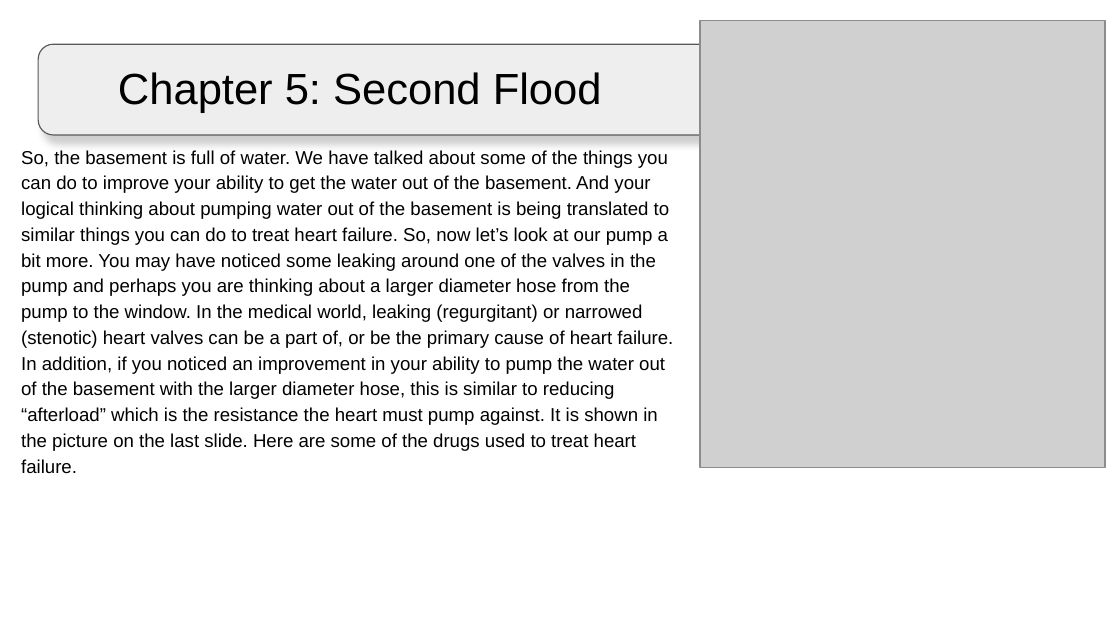
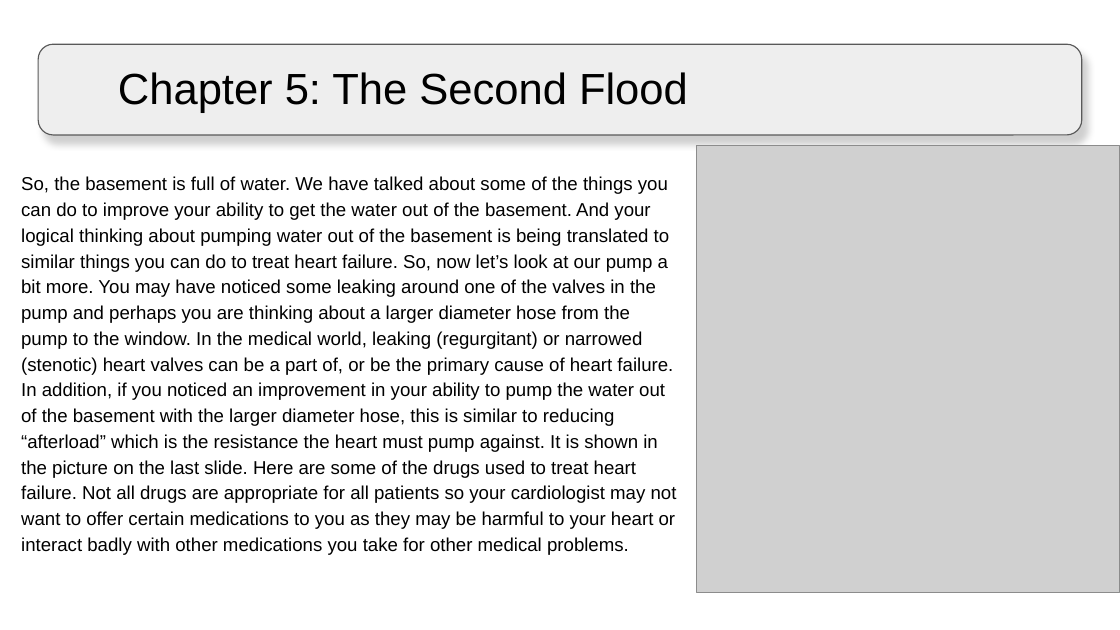
Before and after one commit to lkaicher/HeartBasement, a slide deck: slide 6 of Assets/Game/Gui/Explanation/Sprites/CHF Slides.pptx. Drawn at 1120x630 pixels with LibreOffice and Linux fonts; fonts in the diff are those of the drawing; grey boxes stand for pictures; background and template pictures are left out. Boxes give left, top, right and bottom in pixels: in the first picture for what was removed or moved away, otherwise in the second. Text is boxed around its words. In the diff, an @@ line names an element or a change of style, - is before the commit and + after.

```diff
--- a/Assets/Game/Gui/Explanation/Sprites/CHF Slides.pptx
+++ b/Assets/Game/Gui/Explanation/Sprites/CHF Slides.pptx
@@ title at bbox=[118, 72, 688, 113]: text changed @@
-Chapter 5: Second Flood
+Chapter 5: The Second Flood
@@ picture: place and size @@
-picture at bbox=[700, 20, 1105, 467]
+picture at bbox=[697, 146, 1120, 592]
@@ text at bbox=[21, 176, 677, 555]: text changed @@
-So, the basement is full of water. We have talked about some of the things you can do to improve your ability to get the water out of the basement. And your logical thinking about pumping water out of the basement is being translated to similar things you can do to treat heart failure. So, now let’s look at our pump a bit more. You may have noticed some leaking around one of the valves in the pump and perhaps you are thinking about a larger diameter hose from the pump to the window. In the medical world, leaking (regurgitant) or narrowed (stenotic) heart valves can be a part of, or be the primary cause of heart failure. In addition, if you noticed an improvement in your ability to pump the water out of the basement with the larger diameter hose, this is similar to reducing “afterload” which is the resistance the heart must pump against. It is shown in the picture on the last slide. Here are some of the drugs used to treat heart failure.
+So, the basement is full of water. We have talked about some of the things you can do to improve your ability to get the water out of the basement. And your logical thinking about pumping water out of the basement is being translated to similar things you can do to treat heart failure. So, now let’s look at our pump a bit more. You may have noticed some leaking around one of the valves in the pump and perhaps you are thinking about a larger diameter hose from the pump to the window. In the medical world, leaking (regurgitant) or narrowed (stenotic) heart valves can be a part of, or be the primary cause of heart failure. In addition, if you noticed an improvement in your ability to pump the water out of the basement with the larger diameter hose, this is similar to reducing “afterload” which is the resistance the heart must pump against. It is shown in the picture on the last slide. Here are some of the drugs used to treat heart failure. Not all drugs are appropriate for all patients so your cardiologist may not want to offer certain medications to you as they may be harmful to your heart or interact badly with other medications you take for other medical problems.
```
Also in this commit, not shown: 7 other slides changed, 22 other files.
